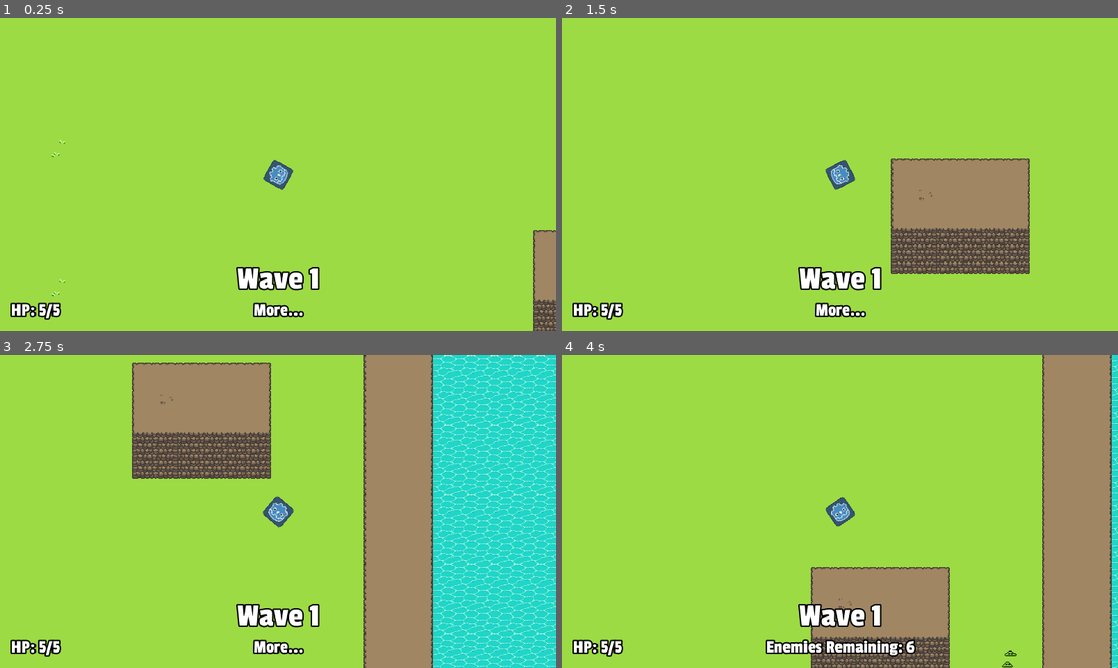
Above: before the commit, frames 1-4 (two rows, left to right).
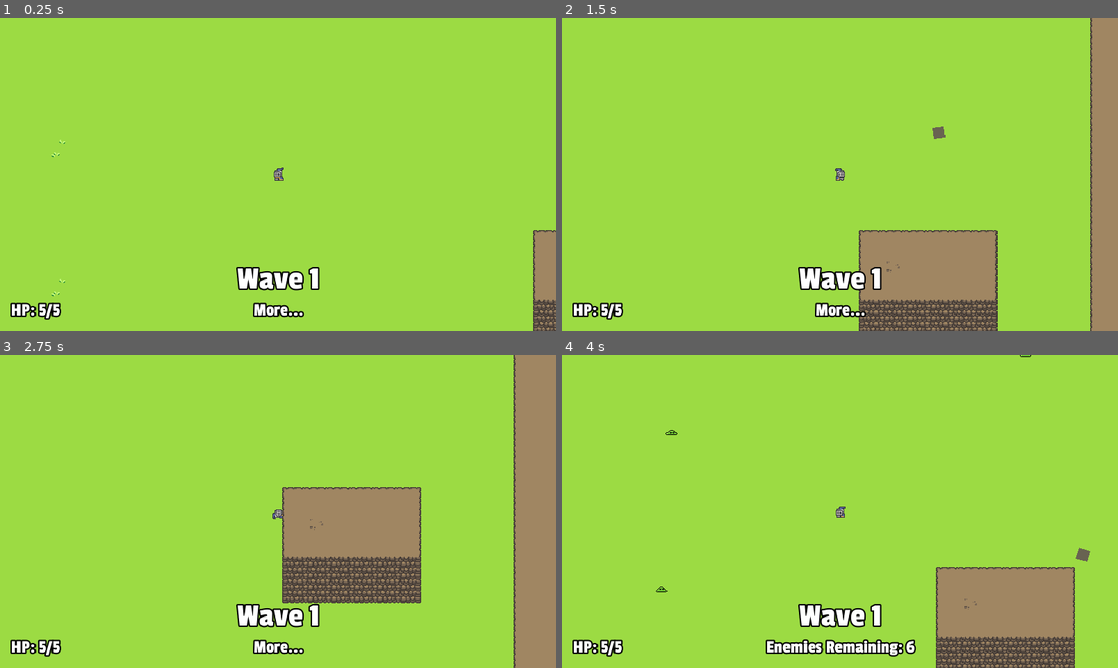
Above: after the commit, the same moments.

Repository: stuson/go-godot-4-game-jam
Game: Godot game, scene res://stages/Level.tscn
Same seed, same stepped clock (60 frames per second), same inputs: the game is played once before the commit and once after it.
Inputs (mouse positions are in pixels of both pictures, inside the frame that each line leads up to):
- Up to frame 1 (0.25 s): no input
- Up to frame 2 (1.5 s): tap Enter at 0.5 s; move the mouse to (962, 158) at 0.52 s; press the mouse at (962, 158) at 0.53 s; hold D (move_right) 0.53-1.28 s; tap Space (roll) at 0.8, 1.35 s; move the mouse to (728, 190) at 1.27 s; release the mouse at (728, 190) at 1.28 s; hold S (move_down) from 1.28 s (still down)
- Up to frame 3 (2.75 s): click (166, 527) at 1.55 s; move the mouse to (333, 442) at 2.02 s; release S (move_down) at 2.03 s; press the mouse at (333, 442) at 2.03 s; hold D (move_right) from 2.03 s (still down); tap Space (roll) at 2.3 s
- Up to frame 4 (4 s): move the mouse to (812, 574) at 2.77 s; release D (move_right) at 2.78 s; release the mouse at (812, 574) at 2.78 s; hold W (move_up) 2.78-3.53 s; tap Space (roll) at 2.85, 3.8 s; click (812, 574) at 3.05 s; move the mouse to (1006, 558) at 3.52 s; press the mouse at (1006, 558) at 3.53 s; hold A (move_left) from 3.53 s (still down)

The runs differ from the first frame. In frame 1, 0.3% of the frame differs, in the area x 47-53%, y 45-55%; in frame 2, 19%; in frame 3, 47%, in the area x 23-100%, y 0-100%; in frame 4, 24%.

Commit message:
Add player graphics

Diff:
--- a/characters/player/Player.gd
+++ b/characters/player/Player.gd
@@ -8,11 +8,13 @@
 var rolling = false
 var roll_velocity = Vector2.ZERO
 var apply_blink_opacity = false
+var is_looking_right = true
 
 onready var on_hit_invincibility_timer = $OnHitInvicibilityTimer
 onready var roll_timer = $RollTimer
 onready var blink_timer = $BlinkTimer
-onready var sprite_material: ShaderMaterial = $Sprite.material
+onready var animated_sprite: AnimatedSprite = $AnimatedSprite
+onready var sprite_material: ShaderMaterial = $AnimatedSprite.material
 onready var stats: Stats = $Stats
 
 signal player_died
@@ -24,7 +26,7 @@
     add_child(equipped_weapon)
 
 func _physics_process(delta: float) -> void:
-    # Movement
+    # Move
     direction = Vector2.ZERO
     if Input.is_action_pressed("move_right"):
         direction.x += 1
@@ -35,30 +37,41 @@
     if Input.is_action_pressed("move_down"):
         direction.y += 1
 
+    # Roll
     if not rolling and Input.is_action_just_pressed("roll"):
         start_roll()
 
     if rolling:
-        velocity = get_roll_velocity()
-        rotate(2 * PI * delta / roll_timer.wait_time)
+        velocity = roll_velocity
     else:
         velocity = direction.normalized() * stats.move_speed
         velocity += get_knockback(delta)
-        look_at(get_global_mouse_position())
+
+        # Look
+        var vp = get_viewport()
+        var mouse_pos = vp.get_mouse_position()
+        if mouse_pos.x >= vp.size.x / 2:
+            is_looking_right = true
+        else:
+            is_looking_right = false
+
+        var animation_name = "walk" if direction else "default"
+        animation_name += "_r" if is_looking_right else "_l"
+        if animated_sprite.animation != animation_name:
+            animated_sprite.animation = animation_name
+
+        # Attack
         if Input.is_action_pressed("attack"):
-            equipped_weapon.attack()
+            equipped_weapon.attack(get_global_mouse_position())
     move_and_slide(velocity)
 
 func start_roll():
     rolling = true
     if direction == Vector2.ZERO:
-        direction = transform.x
-    roll_velocity = direction.normalized() * stats.move_speed * 4
+        direction = get_global_mouse_position() - global_position
+    animated_sprite.animation = "roll_r" if direction.x >= 0 else "roll_l"
+    roll_velocity = direction.normalized() * stats.move_speed * 2
     invincible = true
-    roll_timer.start()
-
-func get_roll_velocity() -> Vector2:
-    return lerp(roll_velocity, Vector2.ZERO, 0.2)
 
 func get_knockback(delta) -> Vector2:
     knockback_velocity = lerp(knockback_velocity, Vector2.ZERO, 0.2)
@@ -82,6 +95,9 @@
     blink_timer.start()
 
 func end_invincibility() -> void:
+    if rolling:
+        return
+
     blink_timer.stop()
     apply_blink_opacity = false
     sprite_material.set_shader_param("apply_blink_opacity", apply_blink_opacity)
@@ -98,10 +114,6 @@
 func _on_OnHitInvicibilityTimer_timeout() -> void:
     end_invincibility()
 
-func _on_RollTimer_timeout() -> void:
-    rolling = false
-    end_invincibility()
-
 func _on_HurtBox_area_entered(area: Area2D) -> void:
     var enemy = area.get_parent()
     take_hit(enemy.damage * enemy.stats.damage_multiplier, enemy.global_position)
@@ -109,3 +121,9 @@
 func _on_BlinkTimer_timeout() -> void:
     apply_blink_opacity = !apply_blink_opacity
     sprite_material.set_shader_param("apply_blink_opacity", apply_blink_opacity)
+
+
+func _on_AnimatedSprite_animation_finished() -> void:
+    if animated_sprite.animation in ["roll_l", "roll_r"]:
+        rolling = false
+        end_invincibility()
--- a/characters/player/Player.tscn
+++ b/characters/player/Player.tscn
@@ -1,55 +1,223 @@
-[gd_scene load_steps=9 format=2]
+[gd_scene load_steps=49 format=2]
 
 [ext_resource path="res://characters/Stats.tscn" type="PackedScene" id=1]
-[ext_resource path="res://characters/player/weapons/bow/Bow.tscn" type="PackedScene" id=2]
+[ext_resource path="res://characters/player/weapons/sword/Sword.tscn" type="PackedScene" id=2]
 [ext_resource path="res://characters/player/Player.gd" type="Script" id=3]
-[ext_resource path="res://assets/icon.png" type="Texture" id=4]
-
-[sub_resource type="Shader" id=4]
-code = "shader_type canvas_item;
-
-uniform bool whiten = false;
-uniform bool apply_blink_opacity = false;
-
-void fragment() {
-    vec4 texture_color = texture(TEXTURE, UV);
-
-    if (whiten) {
-        vec3 white = vec3(1,1,1);
-        vec3 whitened_texture_rgb = mix(texture_color.rgb, white, 0.6);
-        texture_color = vec4(whitened_texture_rgb, texture_color.a);
-    }
-
-    if (apply_blink_opacity) {
-        texture_color = vec4(texture_color.rgb, texture_color.a * 0.2);
-    }
-
-    COLOR = texture_color;
-}"
-
-[sub_resource type="ShaderMaterial" id=5]
-shader = SubResource( 4 )
-shader_param/whiten = false
-shader_param/apply_blink_opacity = false
+[ext_resource path="res://assets/Player/percival_.png" type="Texture" id=4]
+[ext_resource path="res://characters/player/PlayerMaterial.tres" type="Material" id=5]
+
+[sub_resource type="AtlasTexture" id=9]
+atlas = ExtResource( 4 )
+region = Rect2( 128, 0, 32, 32 )
+
+[sub_resource type="AtlasTexture" id=10]
+atlas = ExtResource( 4 )
+region = Rect2( 160, 0, 32, 32 )
+
+[sub_resource type="AtlasTexture" id=11]
+atlas = ExtResource( 4 )
+region = Rect2( 192, 0, 32, 32 )
+
+[sub_resource type="AtlasTexture" id=12]
+atlas = ExtResource( 4 )
+region = Rect2( 224, 0, 32, 32 )
+
+[sub_resource type="AtlasTexture" id=4]
+atlas = ExtResource( 4 )
+region = Rect2( 0, 0, 32, 32 )
+
+[sub_resource type="AtlasTexture" id=5]
+atlas = ExtResource( 4 )
+region = Rect2( 32, 0, 32, 32 )
+
+[sub_resource type="AtlasTexture" id=6]
+atlas = ExtResource( 4 )
+region = Rect2( 64, 0, 32, 32 )
+
+[sub_resource type="AtlasTexture" id=7]
+atlas = ExtResource( 4 )
+region = Rect2( 96, 0, 32, 32 )
+
+[sub_resource type="AtlasTexture" id=13]
+atlas = ExtResource( 4 )
+region = Rect2( 128, 160, 32, 32 )
+
+[sub_resource type="AtlasTexture" id=14]
+atlas = ExtResource( 4 )
+region = Rect2( 160, 160, 32, 32 )
+
+[sub_resource type="AtlasTexture" id=15]
+atlas = ExtResource( 4 )
+region = Rect2( 192, 160, 32, 32 )
+
+[sub_resource type="AtlasTexture" id=16]
+atlas = ExtResource( 4 )
+region = Rect2( 224, 160, 32, 32 )
+
+[sub_resource type="AtlasTexture" id=17]
+atlas = ExtResource( 4 )
+region = Rect2( 128, 192, 32, 32 )
+
+[sub_resource type="AtlasTexture" id=18]
+atlas = ExtResource( 4 )
+region = Rect2( 160, 192, 32, 32 )
+
+[sub_resource type="AtlasTexture" id=19]
+atlas = ExtResource( 4 )
+region = Rect2( 192, 192, 32, 32 )
+
+[sub_resource type="AtlasTexture" id=20]
+atlas = ExtResource( 4 )
+region = Rect2( 224, 192, 32, 32 )
+
+[sub_resource type="AtlasTexture" id=21]
+atlas = ExtResource( 4 )
+region = Rect2( 0, 160, 32, 32 )
+
+[sub_resource type="AtlasTexture" id=22]
+atlas = ExtResource( 4 )
+region = Rect2( 32, 160, 32, 32 )
+
+[sub_resource type="AtlasTexture" id=23]
+atlas = ExtResource( 4 )
+region = Rect2( 64, 160, 32, 32 )
+
+[sub_resource type="AtlasTexture" id=24]
+atlas = ExtResource( 4 )
+region = Rect2( 96, 160, 32, 32 )
+
+[sub_resource type="AtlasTexture" id=25]
+atlas = ExtResource( 4 )
+region = Rect2( 0, 192, 32, 32 )
+
+[sub_resource type="AtlasTexture" id=26]
+atlas = ExtResource( 4 )
+region = Rect2( 32, 192, 32, 32 )
+
+[sub_resource type="AtlasTexture" id=27]
+atlas = ExtResource( 4 )
+region = Rect2( 64, 192, 32, 32 )
+
+[sub_resource type="AtlasTexture" id=28]
+atlas = ExtResource( 4 )
+region = Rect2( 96, 192, 32, 32 )
+
+[sub_resource type="AtlasTexture" id=29]
+atlas = ExtResource( 4 )
+region = Rect2( 128, 32, 32, 32 )
+
+[sub_resource type="AtlasTexture" id=30]
+atlas = ExtResource( 4 )
+region = Rect2( 160, 32, 32, 32 )
+
+[sub_resource type="AtlasTexture" id=31]
+atlas = ExtResource( 4 )
+region = Rect2( 192, 32, 32, 32 )
+
+[sub_resource type="AtlasTexture" id=32]
+atlas = ExtResource( 4 )
+region = Rect2( 224, 32, 32, 32 )
+
+[sub_resource type="AtlasTexture" id=33]
+atlas = ExtResource( 4 )
+region = Rect2( 128, 64, 32, 32 )
+
+[sub_resource type="AtlasTexture" id=34]
+atlas = ExtResource( 4 )
+region = Rect2( 160, 64, 32, 32 )
+
+[sub_resource type="AtlasTexture" id=35]
+atlas = ExtResource( 4 )
+region = Rect2( 192, 64, 32, 32 )
+
+[sub_resource type="AtlasTexture" id=36]
+atlas = ExtResource( 4 )
+region = Rect2( 224, 64, 32, 32 )
+
+[sub_resource type="AtlasTexture" id=37]
+atlas = ExtResource( 4 )
+region = Rect2( 0, 32, 32, 32 )
+
+[sub_resource type="AtlasTexture" id=38]
+atlas = ExtResource( 4 )
+region = Rect2( 32, 32, 32, 32 )
+
+[sub_resource type="AtlasTexture" id=39]
+atlas = ExtResource( 4 )
+region = Rect2( 64, 32, 32, 32 )
+
+[sub_resource type="AtlasTexture" id=40]
+atlas = ExtResource( 4 )
+region = Rect2( 96, 32, 32, 32 )
+
+[sub_resource type="AtlasTexture" id=41]
+atlas = ExtResource( 4 )
+region = Rect2( 0, 64, 32, 32 )
+
+[sub_resource type="AtlasTexture" id=42]
+atlas = ExtResource( 4 )
+region = Rect2( 32, 64, 32, 32 )
+
+[sub_resource type="AtlasTexture" id=43]
+atlas = ExtResource( 4 )
+region = Rect2( 64, 64, 32, 32 )
+
+[sub_resource type="AtlasTexture" id=44]
+atlas = ExtResource( 4 )
+region = Rect2( 96, 64, 32, 32 )
+
+[sub_resource type="SpriteFrames" id=8]
+animations = [ {
+"frames": [ SubResource( 9 ), SubResource( 10 ), SubResource( 11 ), SubResource( 12 ) ],
+"loop": true,
+"name": "default_l",
+"speed": 12.0
+}, {
+"frames": [ SubResource( 4 ), SubResource( 5 ), SubResource( 6 ), SubResource( 7 ) ],
+"loop": true,
+"name": "default_r",
+"speed": 12.0
+}, {
+"frames": [ SubResource( 13 ), SubResource( 14 ), SubResource( 15 ), SubResource( 16 ), SubResource( 17 ), SubResource( 18 ), SubResource( 19 ), SubResource( 20 ) ],
+"loop": false,
+"name": "roll_l",
+"speed": 12.0
+}, {
+"frames": [ SubResource( 21 ), SubResource( 22 ), SubResource( 23 ), SubResource( 24 ), SubResource( 25 ), SubResource( 26 ), SubResource( 27 ), SubResource( 28 ) ],
+"loop": false,
+"name": "roll_r",
+"speed": 12.0
+}, {
+"frames": [ SubResource( 29 ), SubResource( 30 ), SubResource( 31 ), SubResource( 32 ), SubResource( 33 ), SubResource( 34 ), SubResource( 35 ), SubResource( 36 ) ],
+"loop": true,
+"name": "walk_l",
+"speed": 12.0
+}, {
+"frames": [ SubResource( 37 ), SubResource( 38 ), SubResource( 39 ), SubResource( 40 ), SubResource( 41 ), SubResource( 42 ), SubResource( 43 ), SubResource( 44 ) ],
+"loop": true,
+"name": "walk_r",
+"speed": 12.0
+} ]
 
 [sub_resource type="CapsuleShape2D" id=2]
-height = 0.0
+radius = 5.0
+height = 4.0
 
 [sub_resource type="CapsuleShape2D" id=3]
-radius = 11.0
-height = 0.0
+radius = 6.0
+height = 4.0
 
 [node name="Player" type="KinematicBody2D"]
 collision_layer = 2
 script = ExtResource( 3 )
 StartingWeapon = ExtResource( 2 )
 
-[node name="Sprite" type="Sprite" parent="."]
-material = SubResource( 5 )
-rotation = 1.5708
-texture = ExtResource( 4 )
-centered = false
-offset = Vector2( -16, -16 )
+[node name="AnimatedSprite" type="AnimatedSprite" parent="."]
+material = ExtResource( 5 )
+frames = SubResource( 8 )
+animation = "default_r"
+playing = true
+offset = Vector2( 0, -4 )
 
 [node name="CollisionShape2D" type="CollisionShape2D" parent="."]
 shape = SubResource( 2 )
@@ -68,15 +236,11 @@
 modulate = Color( 1, 0, 0, 1 )
 shape = SubResource( 3 )
 
-[node name="RollTimer" type="Timer" parent="."]
-wait_time = 0.3
-one_shot = true
-
 [node name="BlinkTimer" type="Timer" parent="."]
 wait_time = 0.1
 
+[connection signal="animation_finished" from="AnimatedSprite" to="." method="_on_AnimatedSprite_animation_finished"]
 [connection signal="die" from="Stats" to="." method="_on_Stats_die"]
 [connection signal="timeout" from="OnHitInvicibilityTimer" to="." method="_on_OnHitInvicibilityTimer_timeout"]
 [connection signal="area_entered" from="HurtBox" to="." method="_on_HurtBox_area_entered"]
-[connection signal="timeout" from="RollTimer" to="." method="_on_RollTimer_timeout"]
 [connection signal="timeout" from="BlinkTimer" to="." method="_on_BlinkTimer_timeout"]
--- /dev/null
+++ b/characters/player/PlayerMaterial.tres
@@ -0,0 +1,28 @@
+[gd_resource type="ShaderMaterial" load_steps=2 format=2]
+
+[sub_resource type="Shader" id=45]
+code = "shader_type canvas_item;
+
+uniform bool whiten = false;
+uniform bool apply_blink_opacity = false;
+
+void fragment() {
+    vec4 texture_color = texture(TEXTURE, UV);
+
+    if (whiten) {
+        vec3 white = vec3(1,1,1);
+        vec3 whitened_texture_rgb = mix(texture_color.rgb, white, 0.6);
+        texture_color = vec4(whitened_texture_rgb, texture_color.a);
+    }
+
+    if (apply_blink_opacity) {
+        texture_color = vec4(texture_color.rgb, texture_color.a * 0.2);
+    }
+
+    COLOR = texture_color;
+}"
+
+[resource]
+shader = SubResource( 45 )
+shader_param/whiten = false
+shader_param/apply_blink_opacity = false
--- a/characters/player/weapons/Weapon.gd
+++ b/characters/player/weapons/Weapon.gd
@@ -10,7 +10,7 @@
 onready var player = get_parent()
 onready var player_stats: Stats = player.stats
 
-func attack() -> void:
+func attack(direction: Vector2) -> void:
     if can_attack:
         can_attack = false
 
@@ -20,14 +20,14 @@
         if rand_range(0, 1) < player_stats.crit_chance:
             damage *= player_stats.crit_multiplier
 
-        make_attack()
+        make_attack(direction)
 
         rof_timer.start()
 
 func update_rof() -> void:
     rof_timer.wait_time = base_attack_interval / player_stats.attack_speed_multiplier
 
-func make_attack() -> void:
+func make_attack(direction: Vector2) -> void:
     pass
 
 func _on_RofTimer_timeout() -> void:
--- a/characters/player/weapons/bow/Bow.gd
+++ b/characters/player/weapons/bow/Bow.gd
@@ -11,9 +11,10 @@
     base_attack_interval = BASE_ATTACK_INTERVAL
     update_rof()
 
-func make_attack() -> void:
+func make_attack(direction: Vector2) -> void:
     arrow = Projectile.instance()
     arrow.global_transform = global_transform
+    arrow.look_at(direction)
     arrow.damage = damage
     arrow.knockback_multiplier = player_stats.knockback_multiplier
     arrow.scale *= player_stats.attack_size_multiplier
--- a/characters/player/weapons/sword/Sword.gd
+++ b/characters/player/weapons/sword/Sword.gd
@@ -12,9 +12,10 @@
     base_attack_interval = BASE_ATTACK_INTERVAL
     update_rof()
 
-func make_attack() -> void:
+func make_attack(direction: Vector2) -> void:
     swing = Swing.instance()
     swing.global_transform = global_transform
+    swing.look_at(direction)
     swing.damage = damage
     swing.knockback_multiplier = player_stats.knockback_multiplier
     swing.scale *= BASE_SCALING * player_stats.attack_size_multiplier
--- a/stages/Level.tscn
+++ b/stages/Level.tscn
@@ -14,7 +14,7 @@
 [ext_resource path="res://assets/sound/battle_loop.mp3" type="AudioStream" id=12]
 [ext_resource path="res://assets/HudFont_Large.tres" type="DynamicFont" id=13]
 [ext_resource path="res://stages/DeathMessage.gd" type="Script" id=14]
-[ext_resource path="res://characters/player/weapons/sword/Sword.tscn" type="PackedScene" id=16]
+[ext_resource path="res://characters/player/weapons/bow/Bow.tscn" type="PackedScene" id=15]
 
 [sub_resource type="ConvexPolygonShape2D" id=6]
 points = PoolVector2Array( 32, 32, 0, 32, 0, 0, 32, 0 )
@@ -317,7 +317,7 @@
 0/autotile/occluder_map = [  ]
 0/autotile/navpoly_map = [  ]
 0/autotile/priority_map = [  ]
-0/autotile/z_index_map = [  ]
+0/autotile/z_index_map = [ Vector3( 0, 8, 1 ), Vector3( 0, 9, 1 ), Vector3( 0, 15, 1 ), Vector3( 1, 1, 1 ), Vector3( 1, 8, 1 ), Vector3( 1, 9, 1 ), Vector3( 1, 15, 1 ), Vector3( 4, 0, 1 ), Vector3( 4, 1, 1 ), Vector3( 4, 2, 1 ), Vector3( 4, 3, 1 ), Vector3( 5, 0, 1 ), Vector3( 5, 1, 1 ), Vector3( 5, 2, 1 ), Vector3( 5, 3, 1 ), Vector3( 6, 0, 1 ), Vector3( 6, 1, 1 ), Vector3( 6, 2, 1 ), Vector3( 6, 3, 1 ), Vector3( 7, 0, 1 ), Vector3( 7, 1, 1 ), Vector3( 7, 2, 1 ), Vector3( 7, 3, 1 ), Vector3( 8, 4, 1 ), Vector3( 8, 5, 1 ), Vector3( 8, 6, 1 ), Vector3( 8, 7, 1 ), Vector3( 8, 8, 1 ), Vector3( 8, 9, 1 ), Vector3( 9, 4, 1 ), Vector3( 9, 5, 1 ), Vector3( 9, 6, 1 ), Vector3( 9, 7, 1 ), Vector3( 9, 8, 1 ) ]
 0/occluder_offset = Vector2( 0, 0 )
 0/navigation_offset = Vector2( 0, 0 )
 0/shape_offset = Vector2( 0, 0 )
@@ -919,76 +919,76 @@
 format = 1
 tile_data = PoolIntArray( -1245214, 0, 983043, -1245213, 0, 983043, -1245212, 0, 983043, -1245211, 0, 983043, -1245210, …(110373 unchanged characters)…
 
-[node name="NavigationPolygonInstance" type="NavigationPolygonInstance" parent="." groups=["NavMap"]]
-position = Vector2( -379, 87 )
-navpoly = SubResource( 5 )
-
-[node name="Player" parent="." groups=["Player"] instance=ExtResource( 4 )]
-position = Vector2( 517, 363 )
-StartingWeapon = ExtResource( 16 )
-
-[node name="SpawnManager" type="Node" parent="." groups=["SpawnManager"]]
-script = ExtResource( 1 )
-
-[node name="Waves" type="Node" parent="SpawnManager"]
-
-[node name="Wave1" type="Node" parent="SpawnManager/Waves"]
-script = ExtResource( 2 )
-
-[node name="Group1" type="Node" parent="SpawnManager/Waves/Wave1"]
-script = ExtResource( 9 )
-
-[node name="Spawn1" type="Node" parent="SpawnManager/Waves/Wave1/Group1"]
-script = ExtResource( 10 )
-Enemy = ExtResource( 3 )
-num_enemies = 3
-spawn_interval = 0.2
-
-[node name="Spawn2" type="Node" parent="SpawnManager/Waves/Wave1/Group1"]
-script = ExtResource( 10 )
-Enemy = ExtResource( 3 )
-num_enemies = 3
-spawn_interval = 1.0
-
-[node name="Wave2" type="Node" parent="SpawnManager/Waves"]
-script = ExtResource( 2 )
-
-[node name="Group1" type="Node" parent="SpawnManager/Waves/Wave2"]
-script = ExtResource( 9 )
-spawn_duration = 8.0
-
-[node name="Spawn1" type="Node" parent="SpawnManager/Waves/Wave2/Group1"]
-script = ExtResource( 10 )
-Enemy = ExtResource( 3 )
-num_enemies = 3
-
-[node name="Spawn2" type="Node" parent="SpawnManager/Waves/Wave2/Group1"]
-script = ExtResource( 10 )
-Enemy = ExtResource( 8 )
-num_enemies = 2
-spawn_interval = 0.5
-
-[node name="Group2" type="Node" parent="SpawnManager/Waves/Wave2"]
-script = ExtResource( 9 )
-
-[node name="Spawn1" type="Node" parent="SpawnManager/Waves/Wave2/Group2"]
-script = ExtResource( 10 )
-Enemy = ExtResource( 8 )
-num_enemies = 10
-
-[node name="SpawnTimer" type="Timer" parent="SpawnManager"]
-
-[node name="WaveDelayTimer" type="Timer" parent="SpawnManager"]
-wait_time = 3.0
-one_shot = true
-
 [node name="CliffTilemap" type="TileMap" parent="." groups=["MainTilemap"]]
 position = Vector2( -379, 87 )
 tile_set = SubResource( 46 )
 cell_size = Vector2( 32, 32 )
 cell_quadrant_size = 32
 format = 1
-tile_data = PoolIntArray( -851984, 0, 4, -851983, 0, 5, -851 …(9352 unchanged characters)… 542, 917543, 0, 720896, 917544, 0, 720898, 917545, 0, 720897, 917546, 0, 720897, 917547, 0, 720897, 917548, 0, 720898, 917553, 0, 65540, 917554, 0, 65537, 917555, 0, 983041, 1048560, 0, 65540, 1048561, 0, 65537, 1048562, 0, 65542, 1048572, 0, 65540, 1048573, 0, 65541, 1048574, 0, 65537, 1048575, 0, 589824, 983040, 0, 5, 983041, 0, 5, 983042, 0, 6, 983079, 0, 983044, 983080, 0, 983045, 983081, 0, 786433, 983082, 0, 786433,  …(7941 unchanged characters)…
+tile_data = PoolIntArray( -851984, 0, 4, -851983, 0, 5, -851 …(9352 unchanged characters)… 542, 917543, 0, 720896, 917544, 0, 720897, 917545, 0, 720897, 917546, 0, 720897, 917547, 0, 720897, 917548, 0, 720898, 917553, 0, 65540, 917554, 0, 65537, 917555, 0, 983041, 1048560, 0, 65540, 1048561, 0, 65537, 1048562, 0, 65542, 1048572, 0, 65540, 1048573, 0, 65541, 1048574, 0, 65537, 1048575, 0, 589824, 983040, 0, 5, 983041, 0, 5, 983042, 0, 6, 983079, 0, 983044, 983080, 0, 786433, 983081, 0, 786433, 983082, 0, 786433,  …(7941 unchanged characters)…
+
+[node name="NavigationPolygonInstance" type="NavigationPolygonInstance" parent="." groups=["NavMap"]]
+position = Vector2( -379, 87 )
+navpoly = SubResource( 5 )
+
+[node name="Player" parent="." groups=["Player"] instance=ExtResource( 4 )]
+position = Vector2( 517, 363 )
+StartingWeapon = ExtResource( 15 )
+
+[node name="SpawnManager" type="Node" parent="." groups=["SpawnManager"]]
+script = ExtResource( 1 )
+
+[node name="Waves" type="Node" parent="SpawnManager"]
+
+[node name="Wave1" type="Node" parent="SpawnManager/Waves"]
+script = ExtResource( 2 )
+
+[node name="Group1" type="Node" parent="SpawnManager/Waves/Wave1"]
+script = ExtResource( 9 )
+
+[node name="Spawn1" type="Node" parent="SpawnManager/Waves/Wave1/Group1"]
+script = ExtResource( 10 )
+Enemy = ExtResource( 3 )
+num_enemies = 3
+spawn_interval = 0.2
+
+[node name="Spawn2" type="Node" parent="SpawnManager/Waves/Wave1/Group1"]
+script = ExtResource( 10 )
+Enemy = ExtResource( 3 )
+num_enemies = 3
+spawn_interval = 1.0
+
+[node name="Wave2" type="Node" parent="SpawnManager/Waves"]
+script = ExtResource( 2 )
+
+[node name="Group1" type="Node" parent="SpawnManager/Waves/Wave2"]
+script = ExtResource( 9 )
+spawn_duration = 8.0
+
+[node name="Spawn1" type="Node" parent="SpawnManager/Waves/Wave2/Group1"]
+script = ExtResource( 10 )
+Enemy = ExtResource( 3 )
+num_enemies = 3
+
+[node name="Spawn2" type="Node" parent="SpawnManager/Waves/Wave2/Group1"]
+script = ExtResource( 10 )
+Enemy = ExtResource( 8 )
+num_enemies = 2
+spawn_interval = 0.5
+
+[node name="Group2" type="Node" parent="SpawnManager/Waves/Wave2"]
+script = ExtResource( 9 )
+
+[node name="Spawn1" type="Node" parent="SpawnManager/Waves/Wave2/Group2"]
+script = ExtResource( 10 )
+Enemy = ExtResource( 8 )
+num_enemies = 10
+
+[node name="SpawnTimer" type="Timer" parent="SpawnManager"]
+
+[node name="WaveDelayTimer" type="Timer" parent="SpawnManager"]
+wait_time = 3.0
+one_shot = true
 
 [node name="HUD" parent="." instance=ExtResource( 5 )]
 
Binary file added: assets/Player/percival_.png
Not shown, added: assets/Player/percival_.png.import
